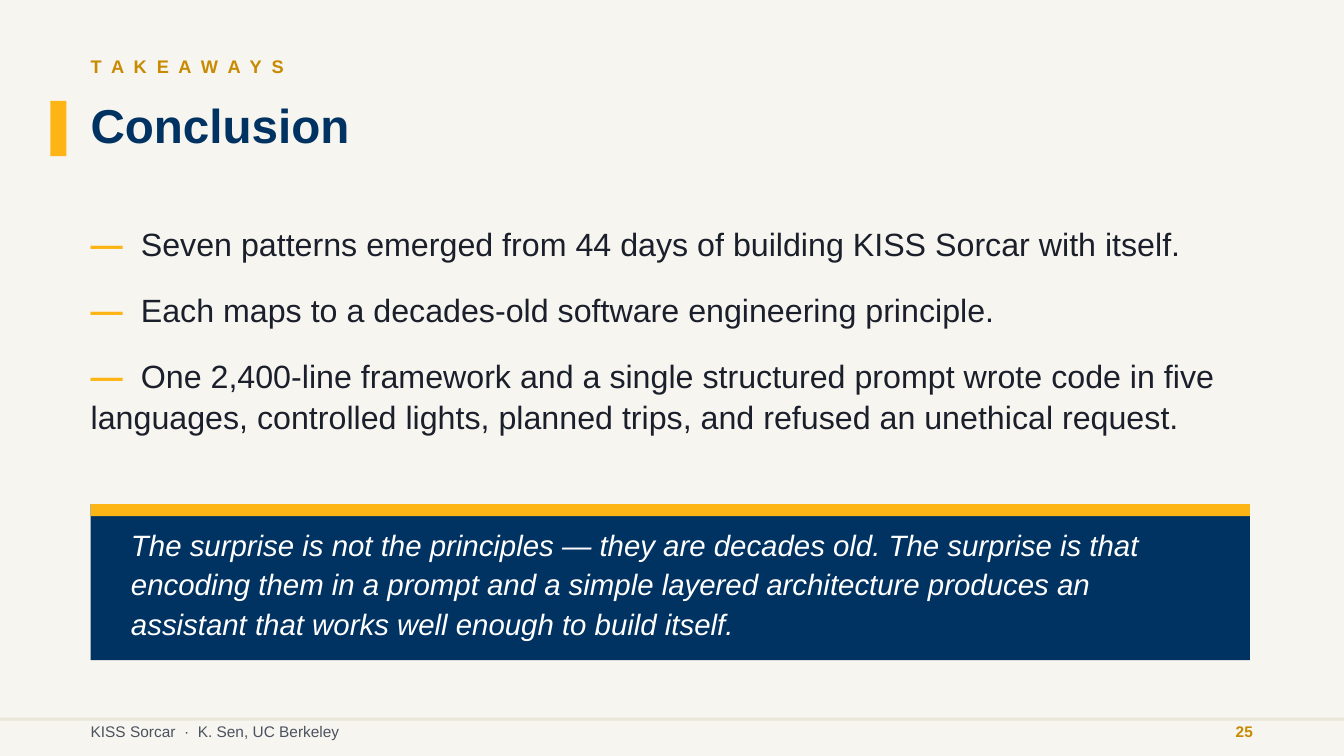
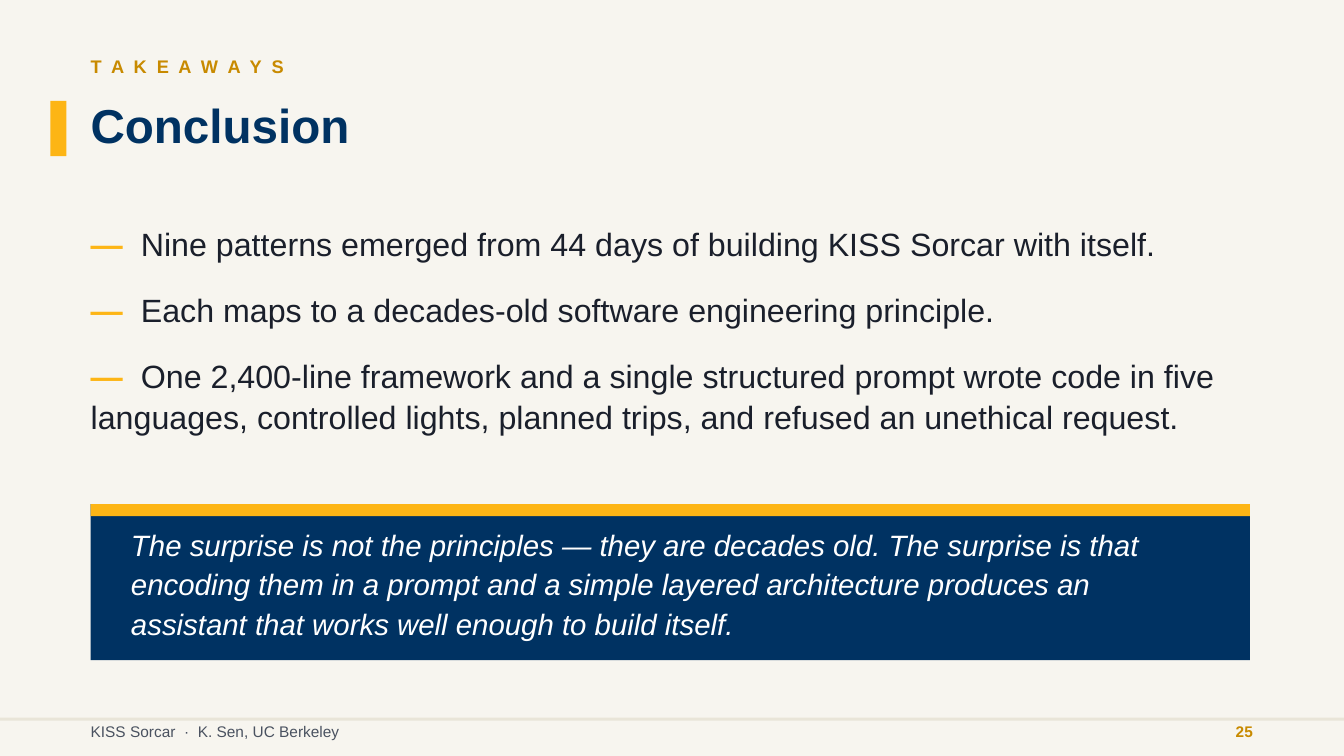
Before and after one commit to ksenxx/kiss_ai, a slide deck: slide 28 of papers/sekisssorcar/se_kiss_sorcar_slides.pptx (slide 26 before the commit). Drawn at 1344x756 pixels with LibreOffice and Linux fonts; fonts in the diff are those of the drawing. Boxes give left, top, right and bottom in pixels: in the first picture for what was removed or moved away, otherwise in the second. Text is boxed around its words. In the diff, an @@ line names an element or a change of style, - is before the commit and + after.

Commit message:
docs: update SE-KISS-SorCaR slides to reflect paper revisions
User prompt:
can you update the slides at ./papers/sekisssorcar/se_kiss_sorcar_slides.pptx based on the updated paper at ./papers/sekisssorcar/se_kiss_sorcar.tex ?  Build the paper.

```diff
--- a/papers/sekisssorcar/se_kiss_sorcar_slides.pptx
+++ b/papers/sekisssorcar/se_kiss_sorcar_slides.pptx
@@ text at (x1=141, y1=232, x2=1155, y2=262): text changed @@
-— Seven patterns emerged from 44 days of building KISS Sorcar with itself.
+— Nine patterns emerged from 44 days of building KISS Sorcar with itself.
```
Also in this commit, not shown: 1 other slide changed, 2 slides added.
